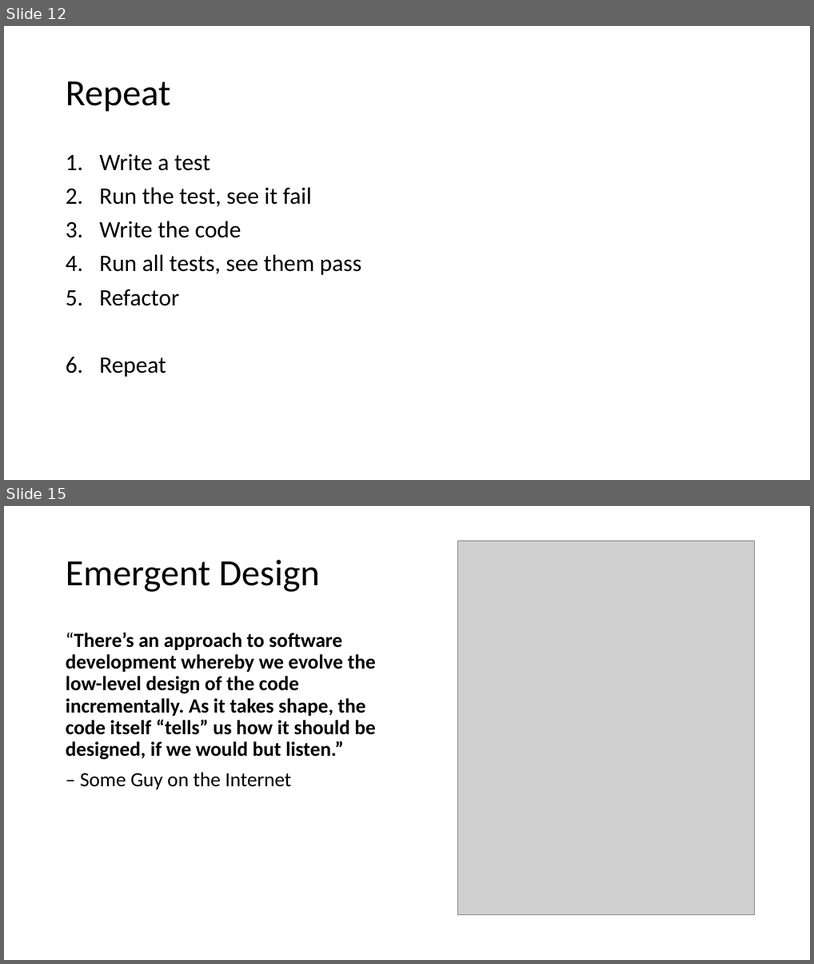
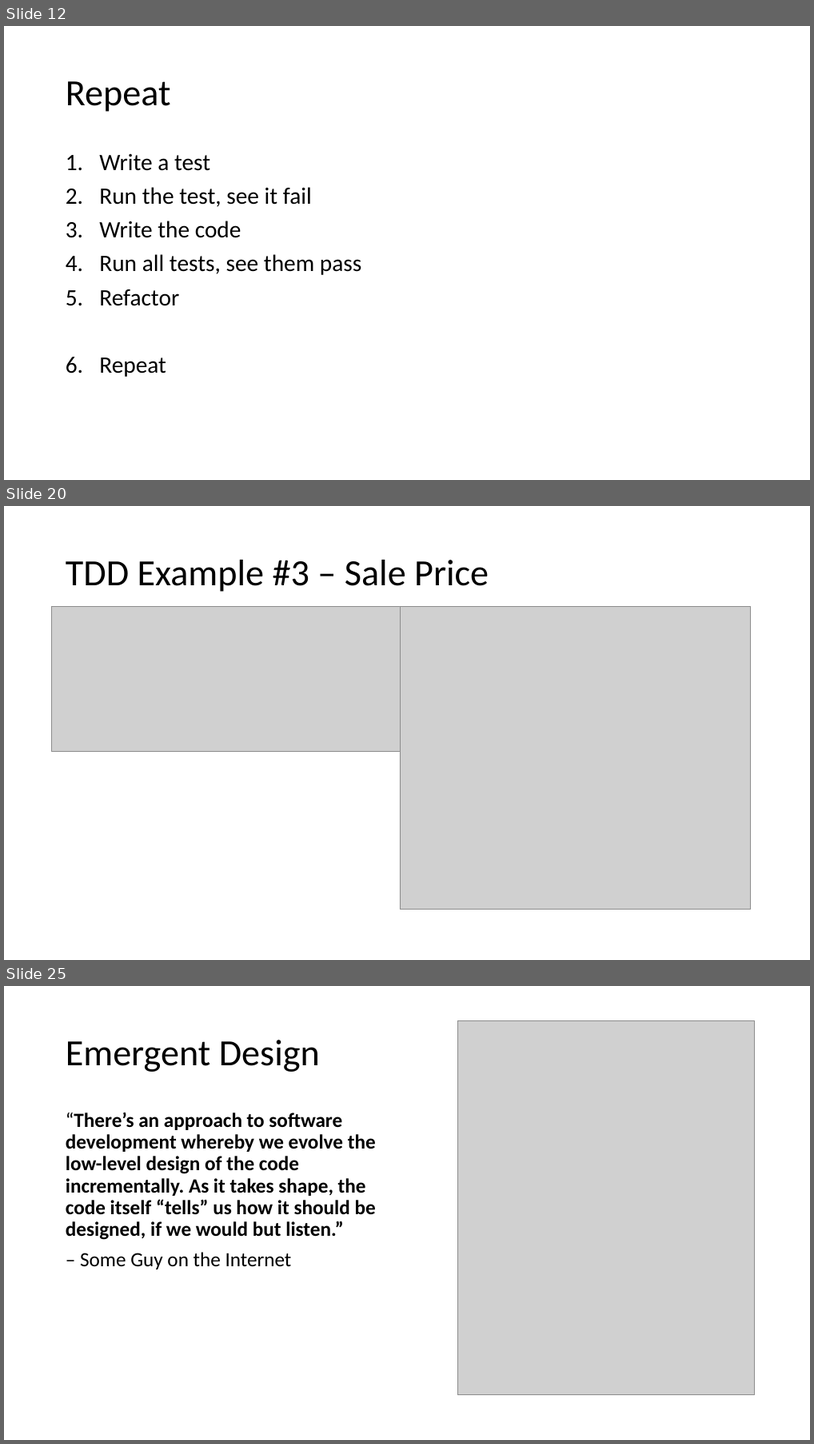
Before and after one commit to JoelViney/TestDrivenTalk, a slide deck: !Test Driven Development.pptx. Shown one above the other, each under a label of ours: slides 12 and 15 before the commit, slides 12, 20 and 25 after it; the slides between them are not shown. The pictures are 814x964 and 814x1444 pixels, drawn with LibreOffice and Linux fonts; fonts in the diff are those of the drawing; grey boxes stand for pictures. Boxes give left, top, right and bottom in pixels: in the first picture for what was removed or moved away, otherwise in the second. Text is boxed around its words. In the diff, an @@ line names an element or a change of style, - is before the commit and + after.

```diff
--- a/!Test Driven Development.pptx
+++ b/!Test Driven Development.pptx
@@ slide 20 added at <box>4,506,810,960</box>, background #FFFFFF @@
@@ title added at <box>66,560,489,592</box>, 44 pt, text #000000 @@
+TDD Example #3 – Sale Price
@@ picture added at <box>52,606,400,751</box> @@
@@ picture added at <box>400,606,751,909</box> @@
@@ what was slide 15 is now slide 25 @@
```
Also in this commit, not shown: 9 slides changed, 10 other slides added, 1 slide removed, 20 other files.
